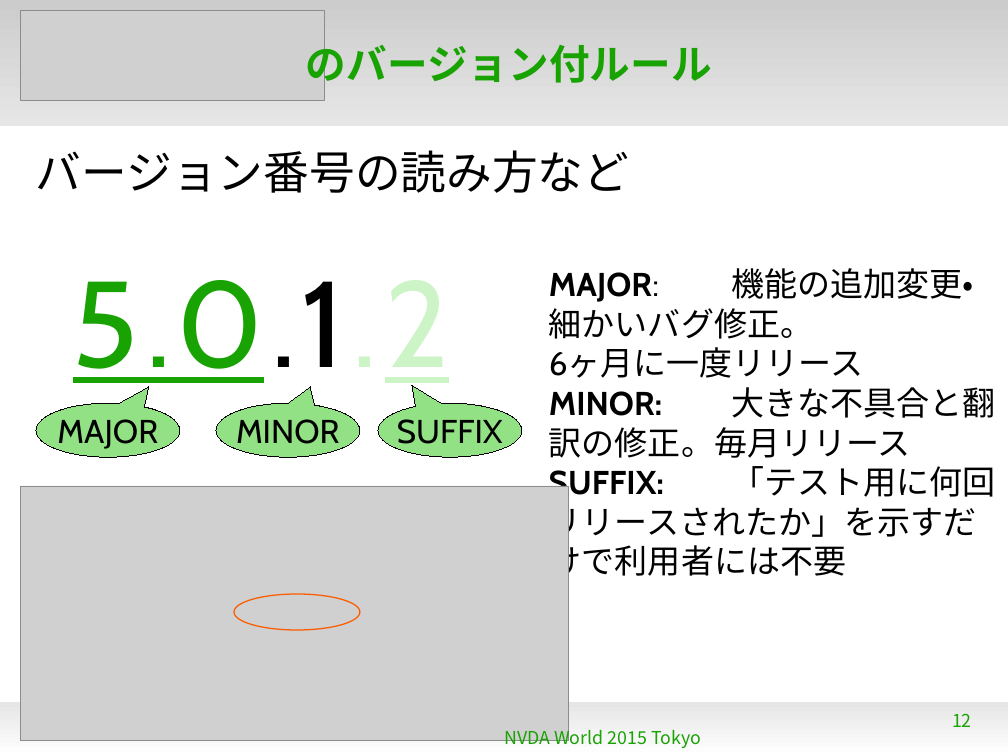
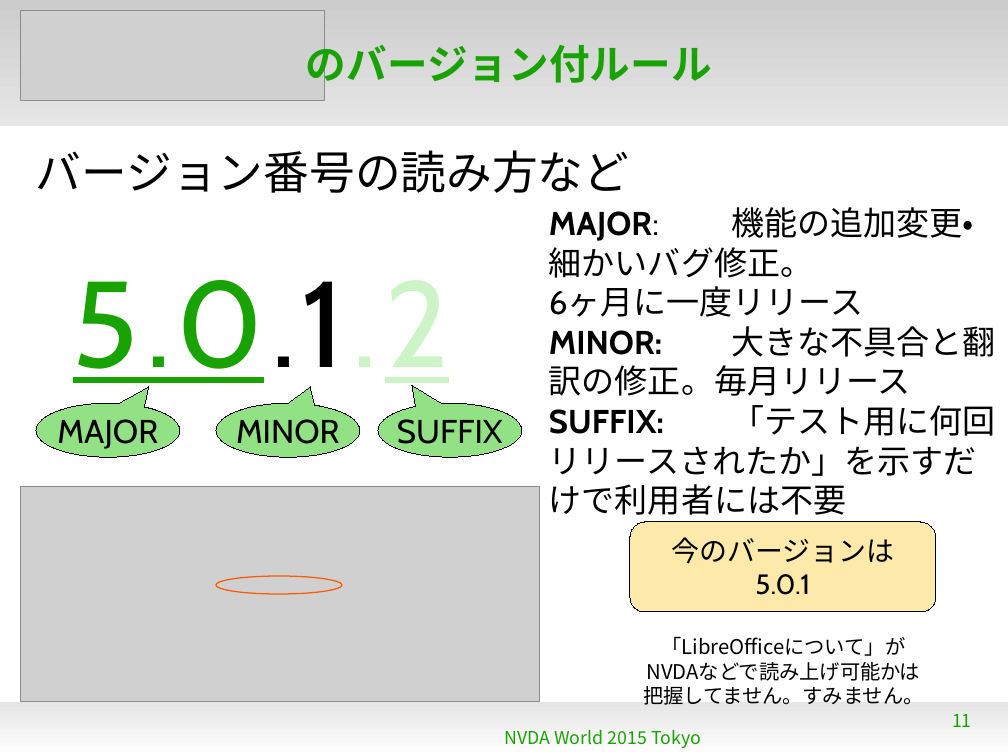
Before and after one commit to naruoga/KantoLibreOffice, a slide deck: slide 11 of others/NVDAworld2015.odp (slide 12 before the commit). Drawn at 1008x756 pixels with LibreOffice and Linux fonts; fonts in the diff are those of the drawing; grey boxes stand for pictures; background and template pictures are left out. Boxes give left, top, right and bottom in pixels: in the first picture for what was removed or moved away, otherwise in the second. Text is boxed around its words. In the diff, an @@ line names an element or a change of style, - is before the commit and + after.

```diff
--- a/others/NVDAworld2015.odp
+++ b/others/NVDAworld2015.odp
@@ text "MAJOR: 機能の追加変更・細かいバグ修正。 6ヶ月に一度リリース" rewrapped from box(549, 268, 996, 583) to box(549, 207, 996, 515) @@
@@ picture: place and size @@
-picture at box(20, 486, 569, 740)
+picture at box(20, 486, 540, 702)
@@ rounded rectangle added at box(630, 522, 937, 612), fill #FDE9A9, outline #000000 0 pt, 22 pt, text #000000 @@
+今のバージョンは
+5.0.1
@@ ellipse: place and size @@
-ellipse at box(234, 595, 360, 630)
+ellipse at box(216, 576, 342, 595)
@@ text added at box(643, 636, 924, 705), 16 pt, text #000000 @@
+「LibreOfficeについて」が
+NVDAなどで読み上げ可能かは
+把握してません。すみません。
@@ page number at box(952, 714, 972, 727): text changed @@
-12
+11
```
Also in this commit, not shown: 12 other slides changed, 15 slides added, 2 slides removed.
